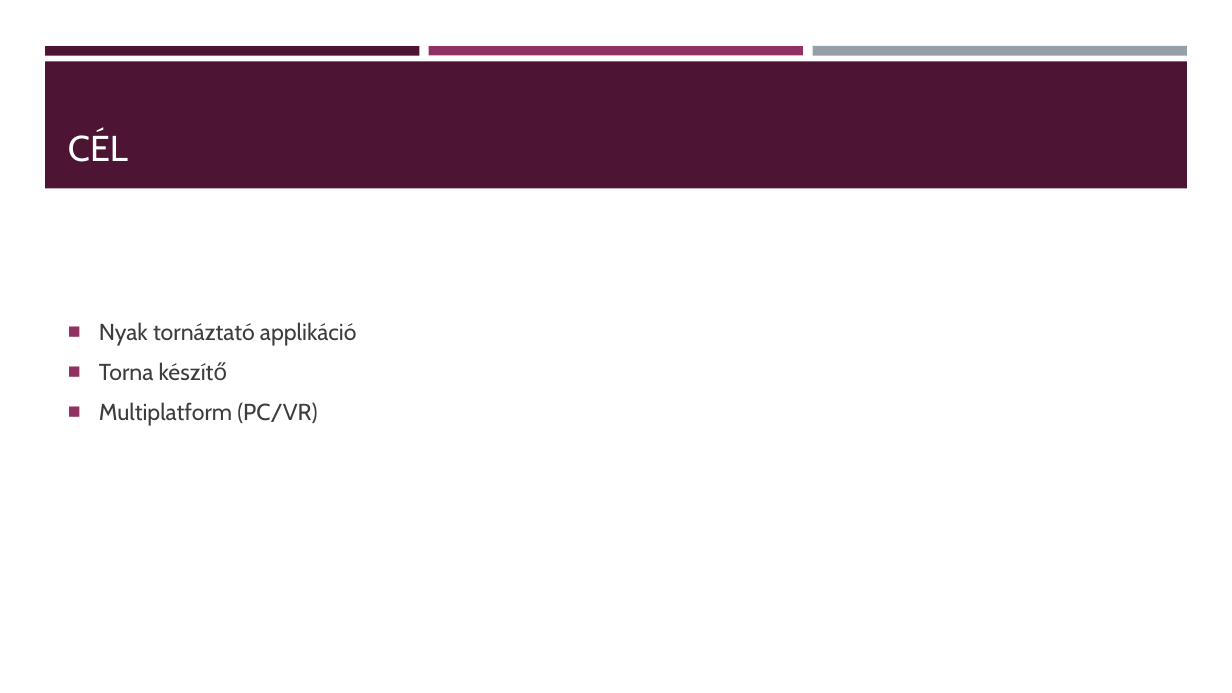
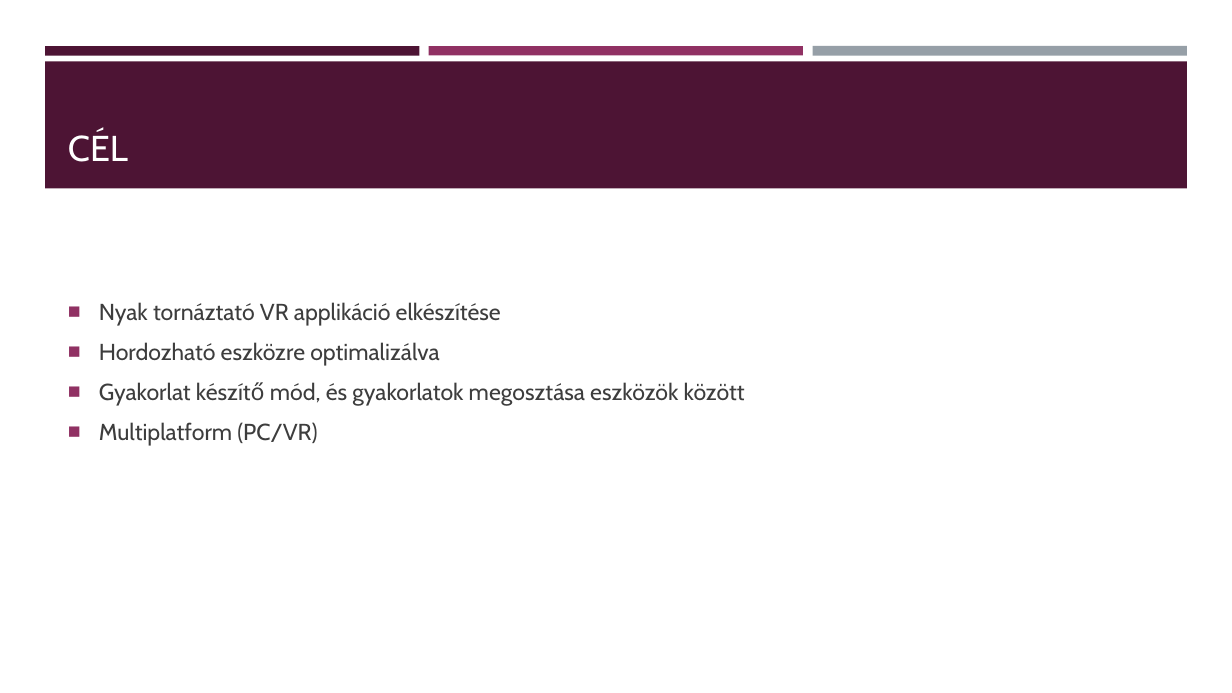
Before and after one commit to KihiraLove/Szakdoga, a slide deck: slide 2 of Documents/VR játék fejlesztés Rehabilitációs célra.pptx. Drawn at 1232x693 pixels with LibreOffice and Linux fonts; fonts in the diff are those of the drawing. Boxes give left, top, right and bottom in pixels: in the first picture for what was removed or moved away, otherwise in the second. Text is boxed around its words. In the diff, an @@ line names an element or a change of style, - is before the commit and + after.

```diff
--- a/Documents/VR játék fejlesztés Rehabilitációs célra.pptx
+++ b/Documents/VR játék fejlesztés Rehabilitációs célra.pptx
@@ text at <box>99,302,745,406</box>: text changed @@
-■ Nyak tornáztató applikáció
-■ Torna készítő
+■ Nyak tornáztató VR applikáció elkészítése
+■ Hordozható eszközre optimalizálva
+■ Gyakorlat készítő mód, és gyakorlatok megosztása eszközök között
```
Also in this commit, not shown: 5 other slides changed, 5 slides added, 4 slides removed, 2 other files.
